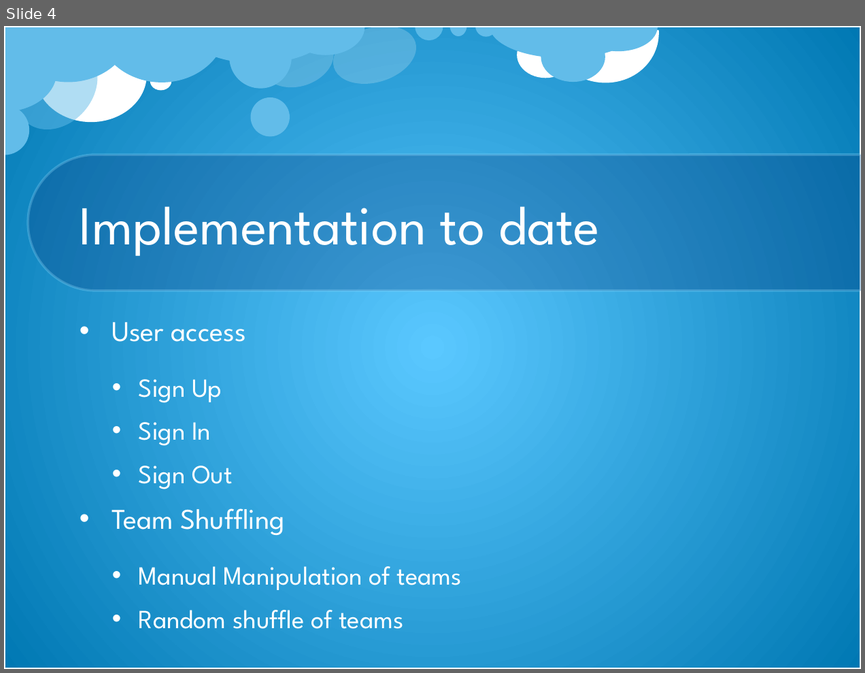
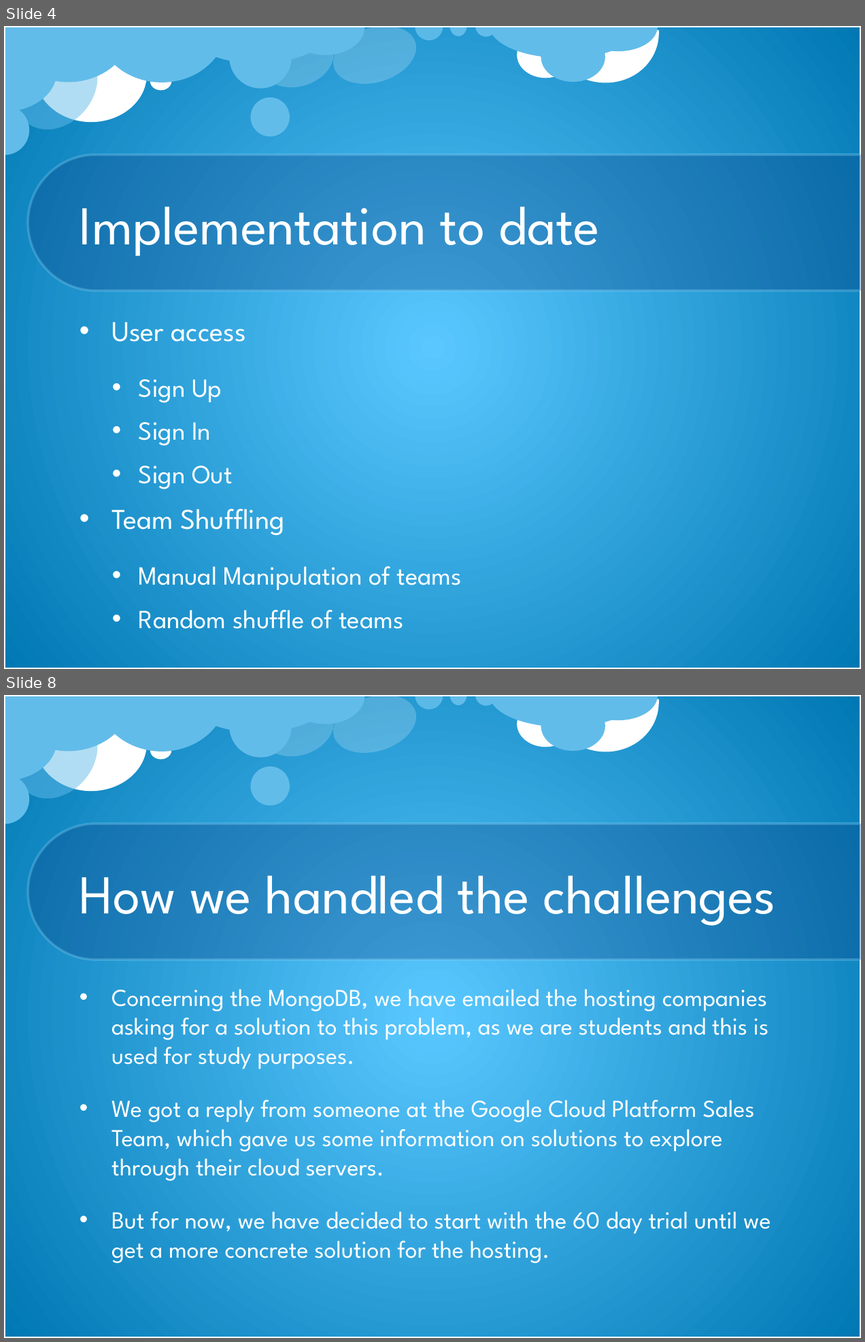
Before and after one commit to DianMarx/STORM, a slide deck: Documentation/Presentations/STORM Demo1.pptx. Shown one above the other, each under a label of ours: slide 4 before the commit, slides 4 and 8 after it; the slides between them are not shown. The pictures are 865x673 and 865x1342 pixels, drawn with LibreOffice and Linux fonts; fonts in the diff are those of the drawing; background and template pictures are left out. Boxes give left, top, right and bottom in pixels: in the first picture for what was removed or moved away, otherwise in the second. Text is boxed around its words. In the diff, an @@ line names an element or a change of style, - is before the commit and + after.

```diff
--- a/Documentation/Presentations/STORM Demo1.pptx
+++ b/Documentation/Presentations/STORM Demo1.pptx
@@ slide 8 added at box(4, 695, 861, 1338), background picture (left out); not listed: 23 template elements that a slide beside it also shows @@
@@ title added at box(79, 875, 776, 926), 46 pt, text #FFFFFF @@
+How we handled the challenges
@@ text added at box(111, 989, 770, 1263), 20.4 pt, text #FFFFFF @@
+• Concerning the MongoDB, we have emailed the hosting companies asking for a solution to this problem, as we are students and this is used for study purposes.
+• We got a reply from someone at the Google Cloud Platform Sales Team, which gave us some information on solutions to explore through their cloud servers.
+• But for now, we have decided to start with the 60 day trial until we get a more concrete solution for the hosting.
```
Also in this commit, not shown: 1 slide changed, 3 other slides added.
